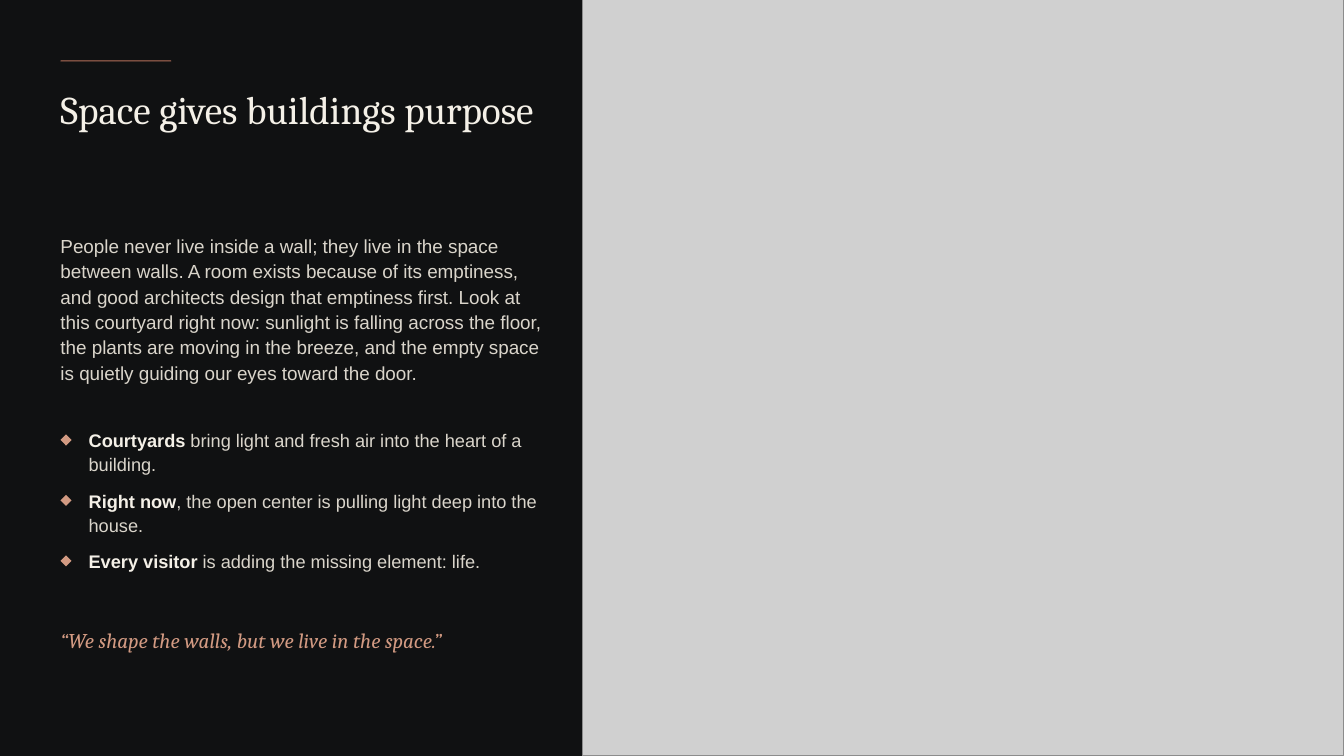
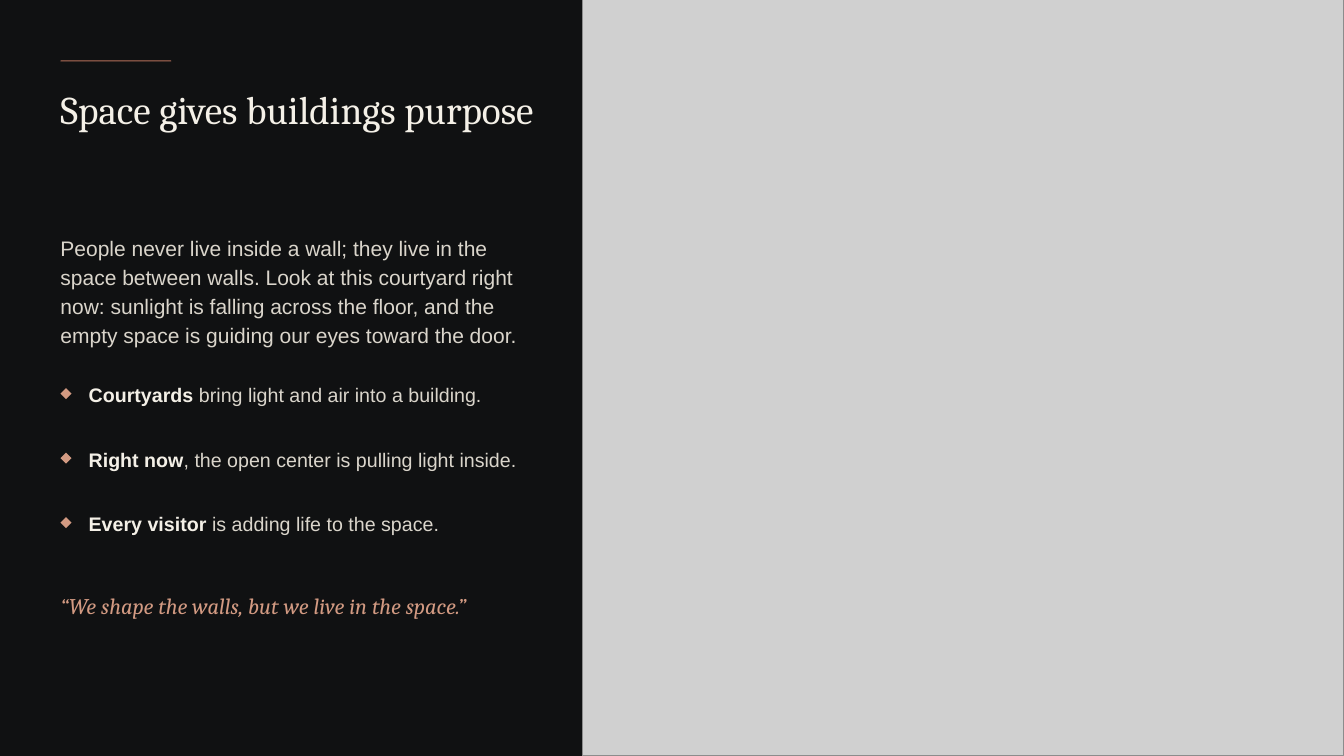
Before and after one commit to s2512013660-art/Akli, a slide deck: slide 3 of presentation-kit/empty-space-topic/The-Architecture-of-Empty-Space_Final.pptx. Drawn at 1344x756 pixels with LibreOffice and Linux fonts; fonts in the diff are those of the drawing; grey boxes stand for pictures; background and template pictures are left out. Boxes give left, top, right and bottom in pixels: in the first picture for what was removed or moved away, otherwise in the second. Text is boxed around its words. In the diff, an @@ line names an element or a change of style, - is before the commit and + after.

```diff
--- a/presentation-kit/empty-space-topic/The-Architecture-of-Empty-Space_Final.pptx
+++ b/presentation-kit/empty-space-topic/The-Architecture-of-Empty-Space_Final.pptx
@@ text at [60,240,517,347]: text changed; size 13.5 to 15 pt @@
-People never live inside a wall; they live in the space between walls. A room exists because of its emptiness, and good architects design that emptiness first. Look at this courtyard right now: sunlight is falling across the floor, the plants are moving in the breeze, and the empty space is quietly guiding our eyes toward the door.
+People never live inside a wall; they live in the space between walls. Look at this courtyard right now: sunlight is falling across the floor, and the empty space is guiding our eyes toward the door.
@@ diamond: place and size @@
-diamond at [60,435,72,446]
+diamond at [60,388,72,399]
@@ text at [89,387,481,406]: text changed; size 13 to 14 pt @@
-Courtyards bring light and fresh air into the heart of a building.
+Courtyards bring light and air into a building.
@@ diamond: place and size @@
-diamond at [60,495,72,506]
+diamond at [60,453,72,464]
@@ text at [89,452,517,471]: text changed; size 13 to 14 pt @@
-Right now, the open center is pulling light deep into the house.
+Right now, the open center is pulling light inside.
@@ diamond: place and size @@
-diamond at [60,556,72,567]
+diamond at [60,517,72,528]
@@ text at [89,516,439,535]: text changed; size 13 to 14 pt @@
-Every visitor is adding the missing element: life.
+Every visitor is adding life to the space.
@@ text "“We shape the walls, but ...": place and size @@
-text "“We shape the walls, but ..." at [60,633,442,653]
+text "“We shape the walls, but ..." at [60,598,467,619]
@@ text "“We shape the walls, but ..." at [60,598,467,619]: size 15 to 16 pt @@
```
Also in this commit, not shown: 6 other slides changed, 2 other files.
